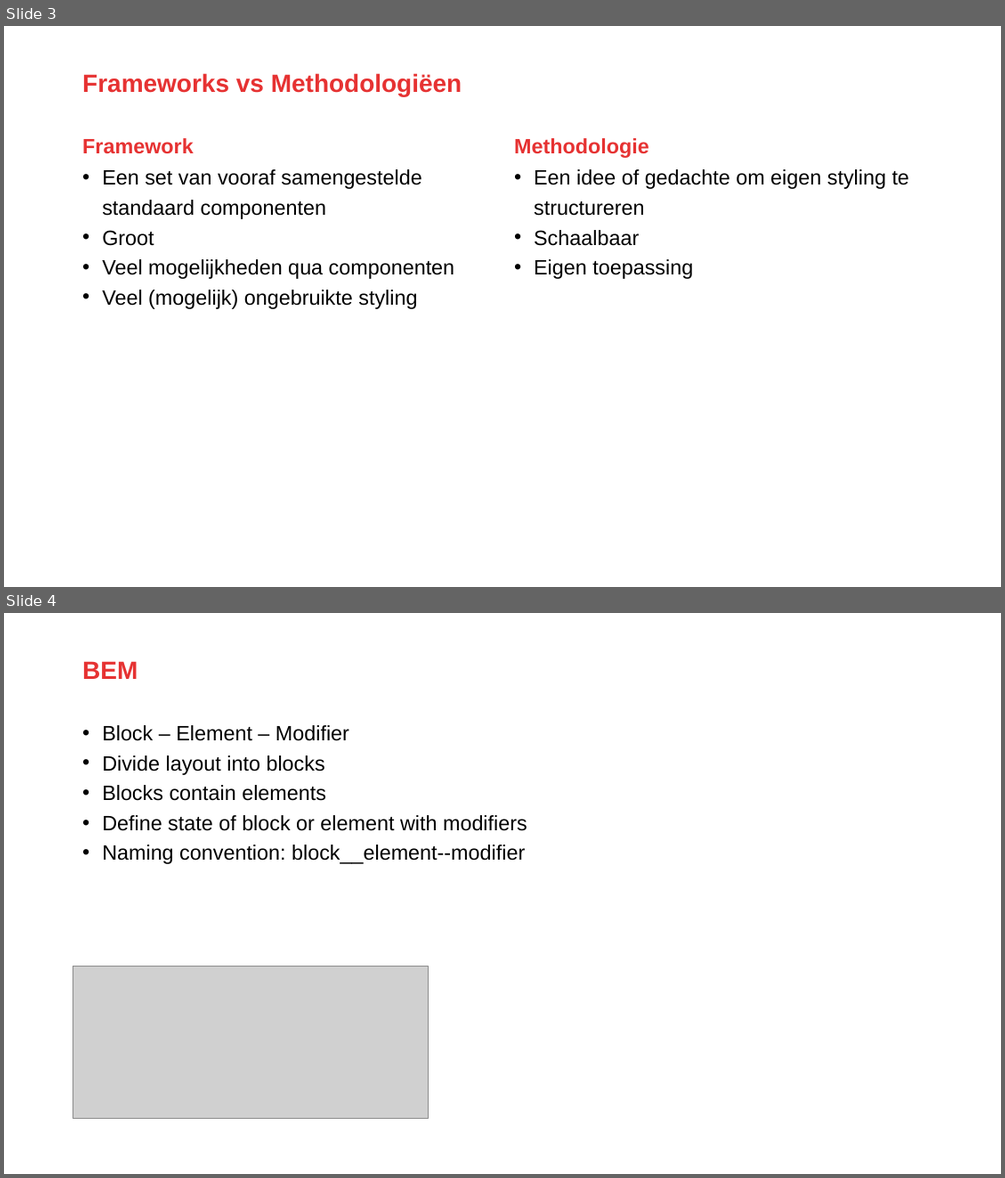
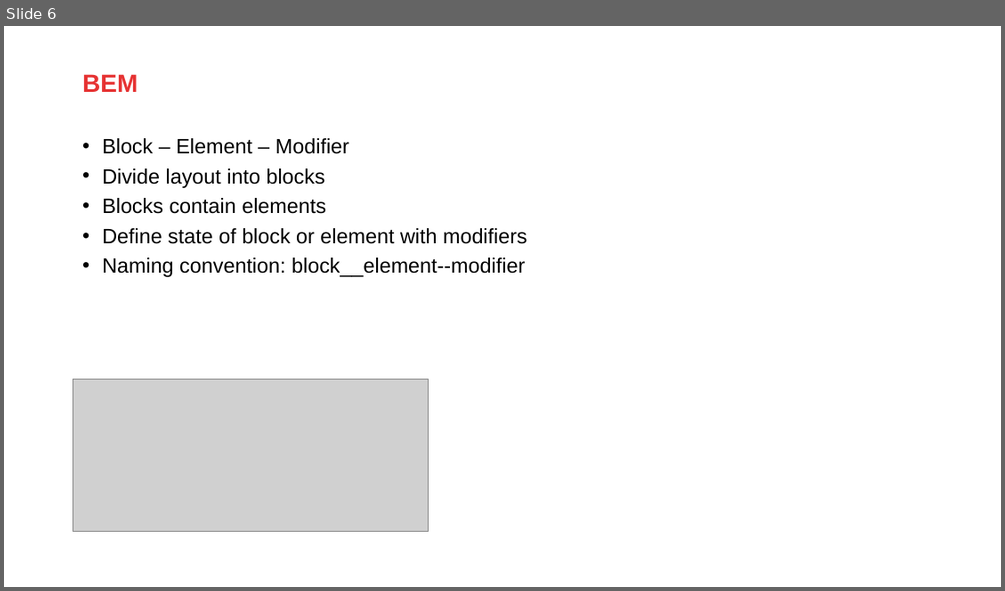
Before and after one commit to AMIS-Services/sig-css-architecture, a slide deck: SIG_CSS_Architecture.pptx. Shown one above the other, each under a label of ours: slides 3 and 4 before the commit, slide 6 after it. The pictures are 1005x1178 and 1005x591 pixels, drawn with LibreOffice and Linux fonts; fonts in the diff are those of the drawing; grey boxes stand for pictures; background and template pictures are left out. Boxes give left, top, right and bottom in pixels: in the first picture for what was removed or moved away, otherwise in the second. Text is boxed around its words. In the diff, an @@ line names an element or a change of style, - is before the commit and + after.

```diff
--- a/SIG_CSS_Architecture.pptx
+++ b/SIG_CSS_Architecture.pptx
@@ slide 3 removed at (4,26,1001,587), background #FFFFFF; not listed: 1 template element that a slide beside it also shows @@
@@ title removed at (82,73,462,96) @@
-Frameworks vs Methodologiëen
@@ text removed at (82,138,194,154) @@
-Framework
@@ text removed at (514,138,649,158) @@
-Methodologie
@@ text removed at (102,169,455,309) @@
-• Een set van vooraf samengestelde standaard componenten
-• Groot
-• Veel mogelijkheden qua componenten
-• Veel (mogelijk) ongebruikte styling
@@ text removed at (534,169,909,279) @@
-• Een idee of gedachte om eigen styling te structureren
-• Schaalbaar
-• Eigen toepassing
@@ page number removed at (906,572,922,584) @@
-3
@@ what was slide 4 is now slide 6 @@
```
Also in this commit, not shown: 7 slides changed, 6 slides added, 1 other slide removed.
